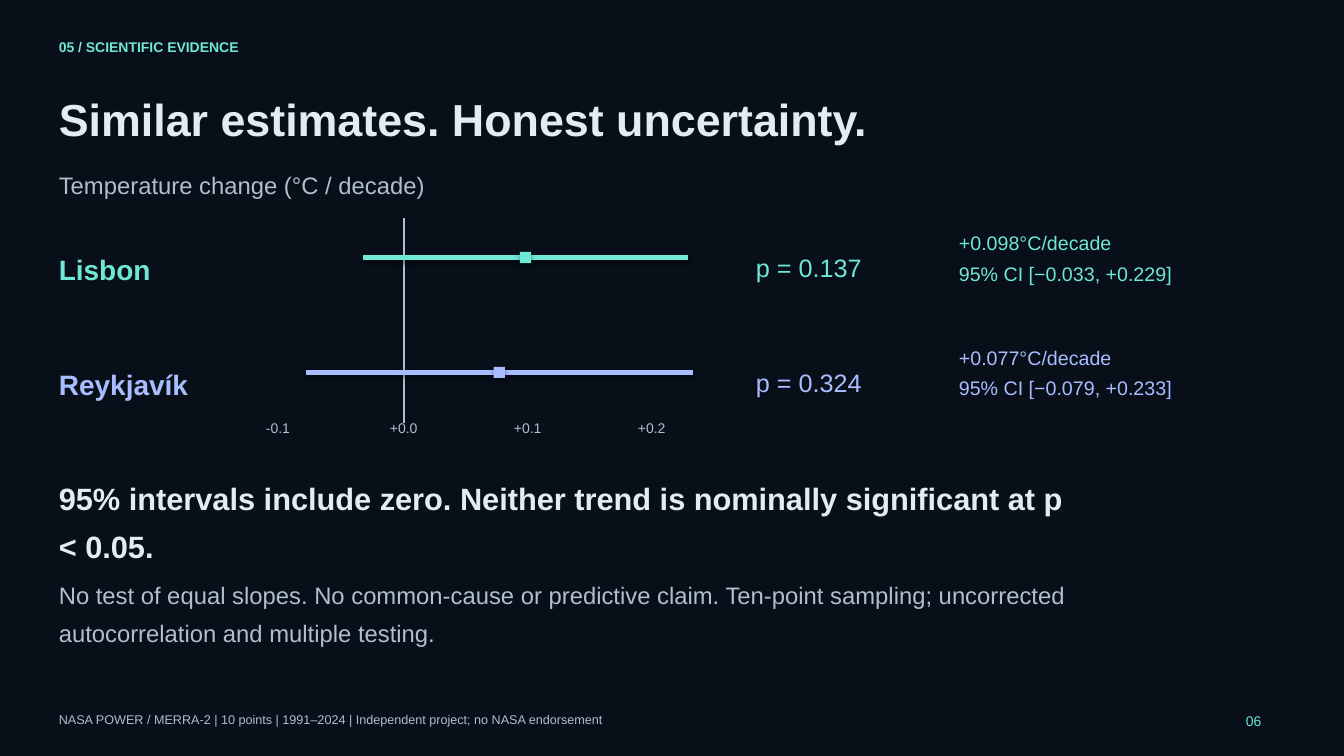
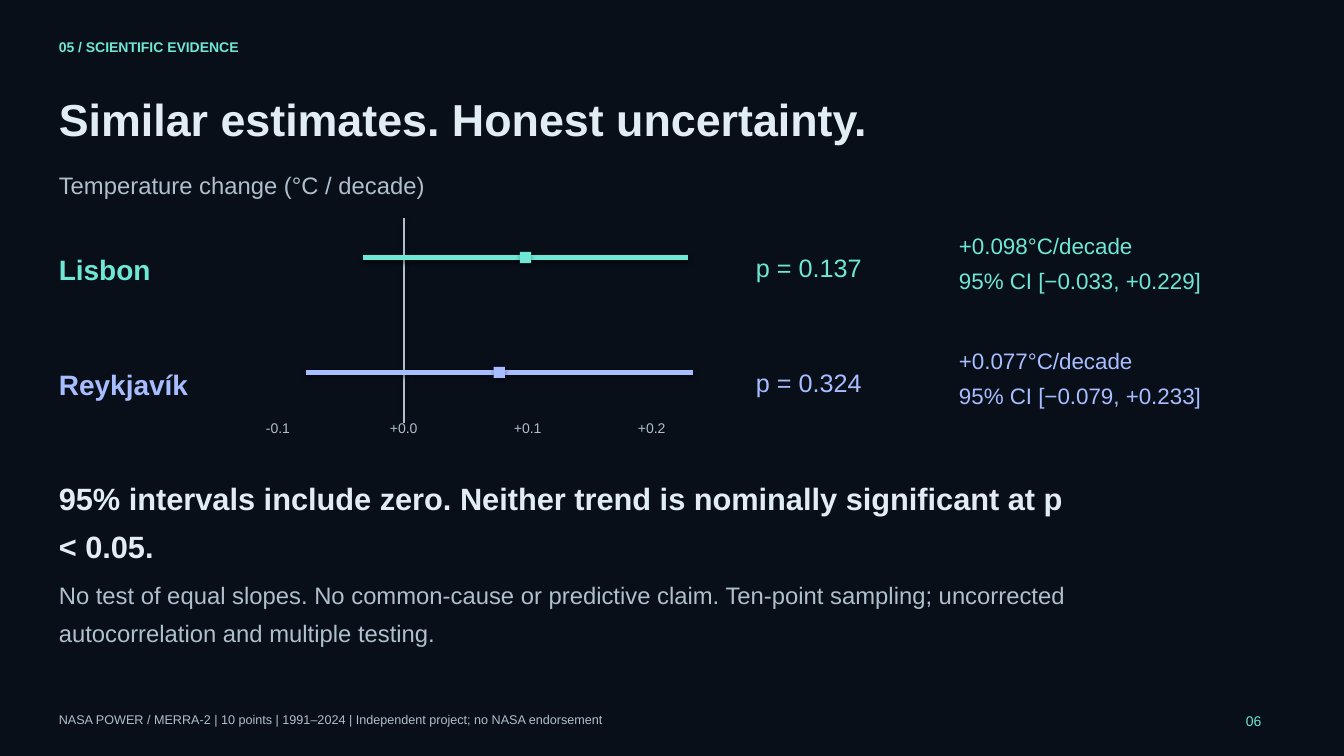
Before and after one commit to wxu2206/climate-doppelganger, a slide deck: slide 6 of submission/presentation/climate-doppelganger.pptx. Drawn at 1344x756 pixels with LibreOffice and Linux fonts; fonts in the diff are those of the drawing. Boxes give left, top, right and bottom in pixels: in the first picture for what was removed or moved away, otherwise in the second. Text is boxed around its words. In the diff, an @@ line names an element or a change of style, - is before the commit and + after.

```diff
--- a/submission/presentation/climate-doppelganger.pptx
+++ b/submission/presentation/climate-doppelganger.pptx
@@ text "+0.098°C/decade" at [959, 237, 1201, 294]: size 14 to 16 pt @@
@@ text "+0.077°C/decade" at [959, 352, 1201, 409]: size 14 to 16 pt @@
```
Also in this commit, not shown: 1 other slide changed, 5 other files.
